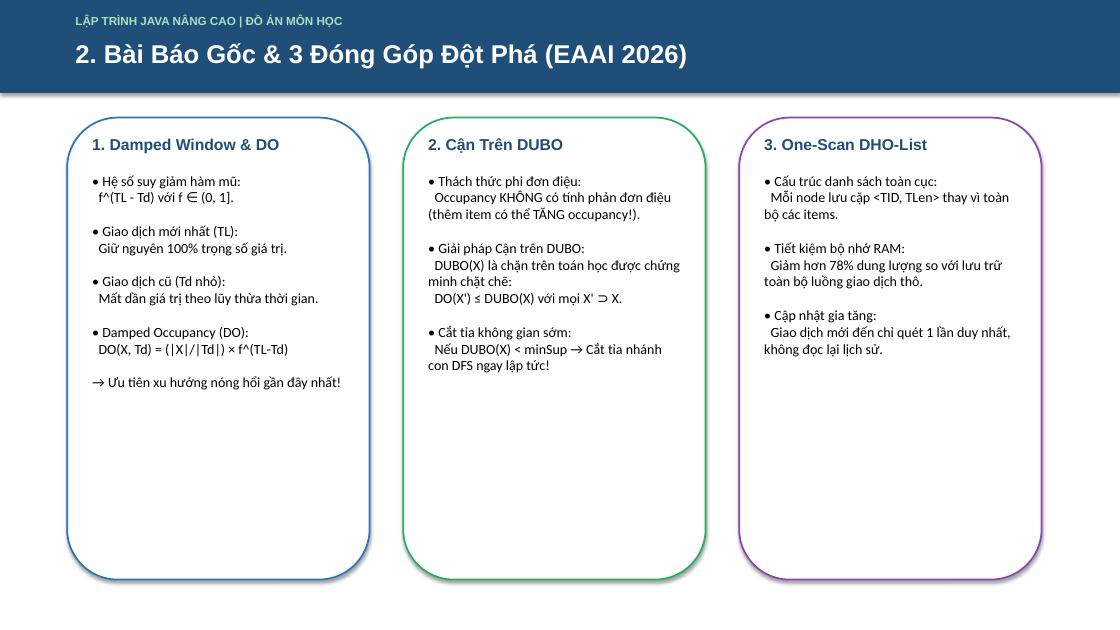
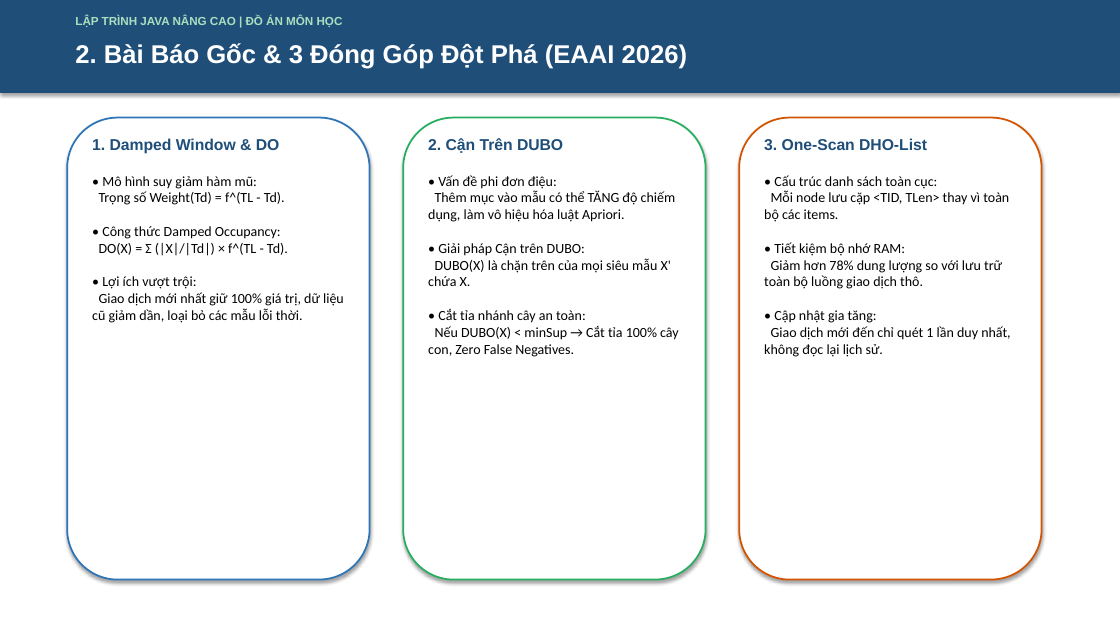
Before and after one commit to 2312741-sudo/javanc, a slide deck: slide 3 of docs/ThuyetTrinh_DeTai_DHOPM_2312741_NguyenThanhTam.pptx. Drawn at 1120x630 pixels with LibreOffice and Linux fonts; fonts in the diff are those of the drawing. Boxes give left, top, right and bottom in pixels: in the first picture for what was removed or moved away, otherwise in the second. Text is boxed around its words. In the diff, an @@ line names an element or a change of style, - is before the commit and + after.

Commit message:
docs: standardize scientific report formatting and expand 3-phase algorithm slides with diagrams

```diff
--- a/docs/ThuyetTrinh_DeTai_DHOPM_2312741_NguyenThanhTam.pptx
+++ b/docs/ThuyetTrinh_DeTai_DHOPM_2312741_NguyenThanhTam.pptx
@@ rounded rectangle at [739, 118, 1042, 580]: outline #8E44AD 1.5 pt to #D35400 1.5 pt @@
@@ text at [92, 176, 344, 323]: text changed @@
-• Hệ số suy giảm hàm mũ:
-f^(TL - Td) với f ∈ (0, 1].
-• Giao dịch mới nhất (TL):
-Giữ nguyên 100% trọng số giá trị.
-• Giao dịch cũ (Td nhỏ):
-Mất dần giá trị theo lũy thừa thời gian.
-• Damped Occupancy (DO):
-DO(X, Td) = (|X|/|Td|) × f^(TL-Td)
-→ Ưu tiên xu hướng nóng hổi gần đây nhất!
+• Mô hình suy giảm hàm mũ:
+Trọng số Weight(Td) = f^(TL - Td).
+• Công thức Damped Occupancy:
+DO(X) = Σ (|X|/|Td|) × f^(TL - Td).
+• Lợi ích vượt trội:
+Giao dịch mới nhất giữ 100% giá trị, dữ liệu cũ giảm dần, loại bỏ các mẫu lỗi thời.
@@ text at [428, 175, 679, 357]: text changed @@
-• Thách thức phi đơn điệu:
-Occupancy KHÔNG có tính phản đơn điệu (thêm item có thể TĂNG occupancy!).
-• Giải pháp Cận trên DUBO:
-DUBO(X) là chặn trên toán học được chứng minh chặt chẽ:
-DO(X') ≤ DUBO(X) với mọi X' ⊃ X.
-• Cắt tỉa không gian sớm:
-Nếu DUBO(X) < minSup → Cắt tỉa nhánh con DFS ngay lập tức!
+• Vấn đề phi đơn điệu:
+Thêm mục vào mẫu có thể TĂNG độ chiếm dụng, làm vô hiệu hóa luật Apriori.
+• Giải pháp Cận trên DUBO:
+DUBO(X) là chặn trên của mọi siêu mẫu X' chứa X.
+• Cắt tỉa nhánh cây an toàn:
+Nếu DUBO(X) < minSup → Cắt tỉa 100% cây con, Zero False Negatives.
```
Also in this commit, not shown: 9 other slides changed, 4 slides added, 1 slide removed, 3 other files.
